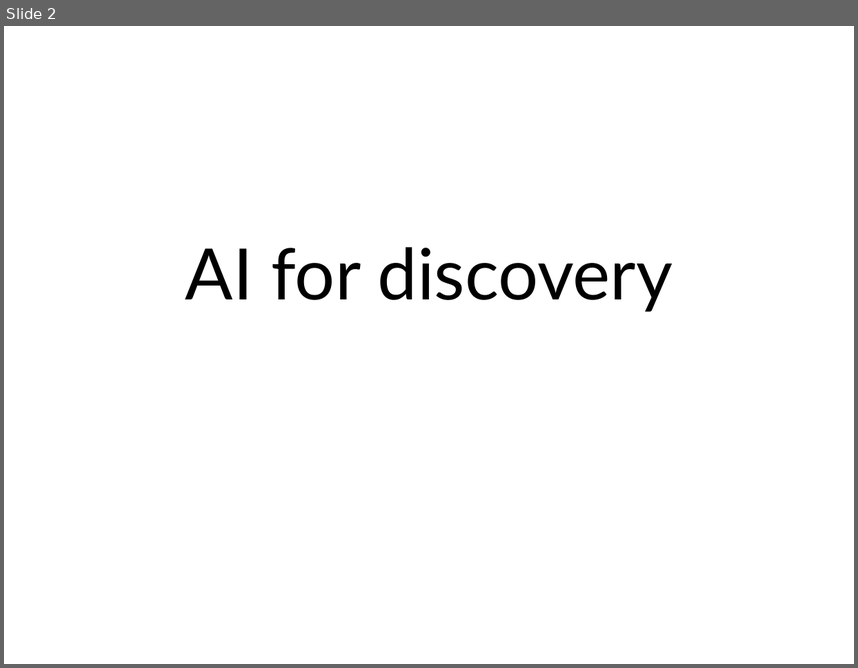
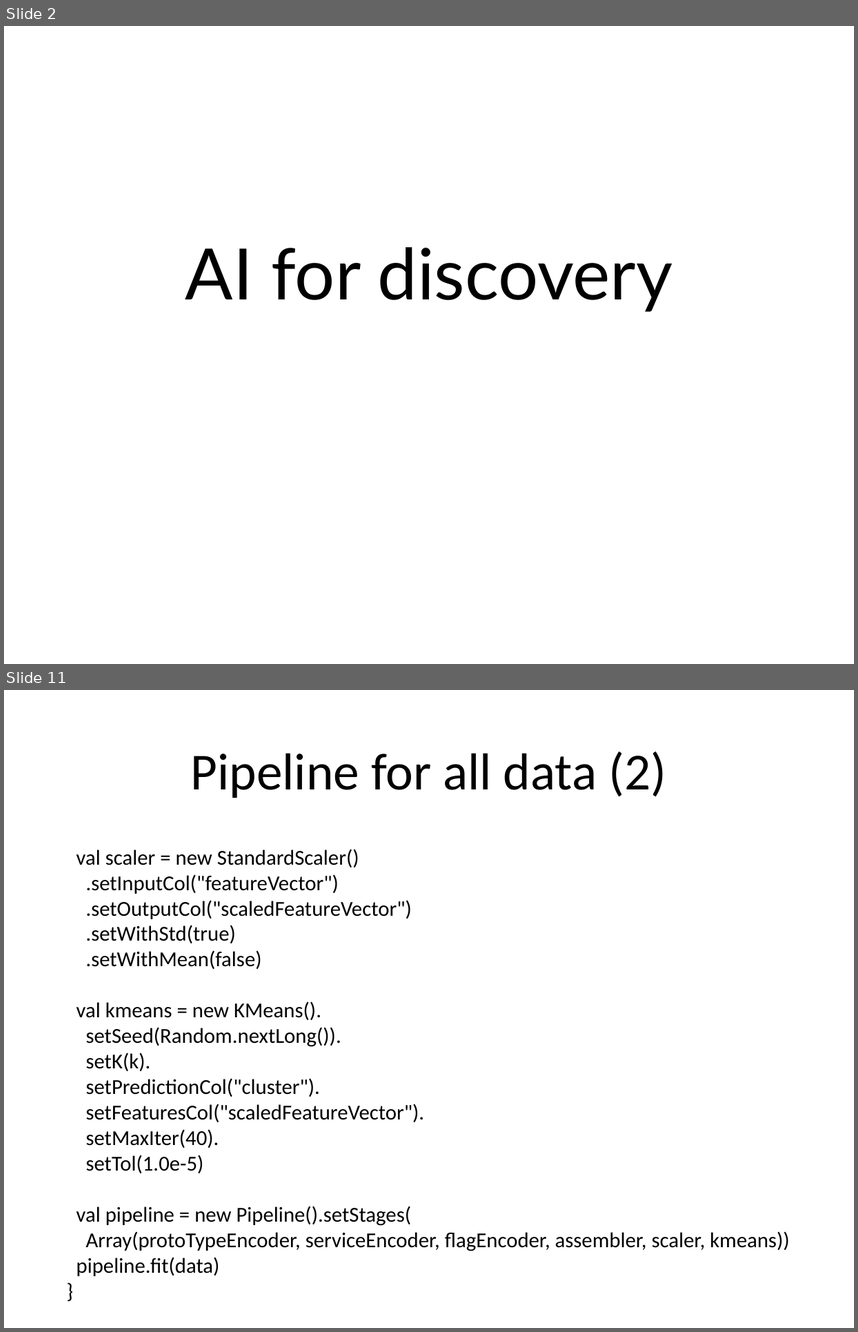
Before and after one commit to kic-markon/ITU_MSc_AM4, a slide deck: powerpoints/ITU Academy Slides AM4-12.pptx. Shown one above the other, each under a label of ours: slide 2 before the commit, slides 2 and 11 after it; the slides between them are not shown. The pictures are 858x668 and 858x1332 pixels, drawn with LibreOffice and Linux fonts; fonts in the diff are those of the drawing; background and template pictures are left out. Boxes give left, top, right and bottom in pixels: in the first picture for what was removed or moved away, otherwise in the second. Text is boxed around its words. In the diff, an @@ line names an element or a change of style, - is before the commit and + after.

```diff
--- a/powerpoints/ITU Academy Slides AM4-12.pptx
+++ b/powerpoints/ITU Academy Slides AM4-12.pptx
@@ slide 11 added at (4, 690, 854, 1328), background picture (left out) @@
@@ title added at (191, 751, 666, 798), 44 pt, text #000000 @@
+Pipeline for all data (2)
@@ text added at (76, 849, 789, 1276), 18 pt, text #000000 @@
+val scaler = new StandardScaler()
+.setInputCol("featureVector")
+.setOutputCol("scaledFeatureVector")
+.setWithStd(true)
+.setWithMean(false)
+val kmeans = new KMeans().
+setSeed(Random.nextLong()).
+setK(k).
+setPredictionCol("cluster").
+setFeaturesCol("scaledFeatureVector").
+setMaxIter(40).
+setTol(1.0e-5)
+val pipeline = new Pipeline().setStages(
+Array(protoTypeEncoder, serviceEncoder, flagEncoder, assembler, scaler, kmeans))
+pipeline.fit(data)
+}
```
Also in this commit, not shown: 13 other slides added, 1 slide removed, 50 other files.
